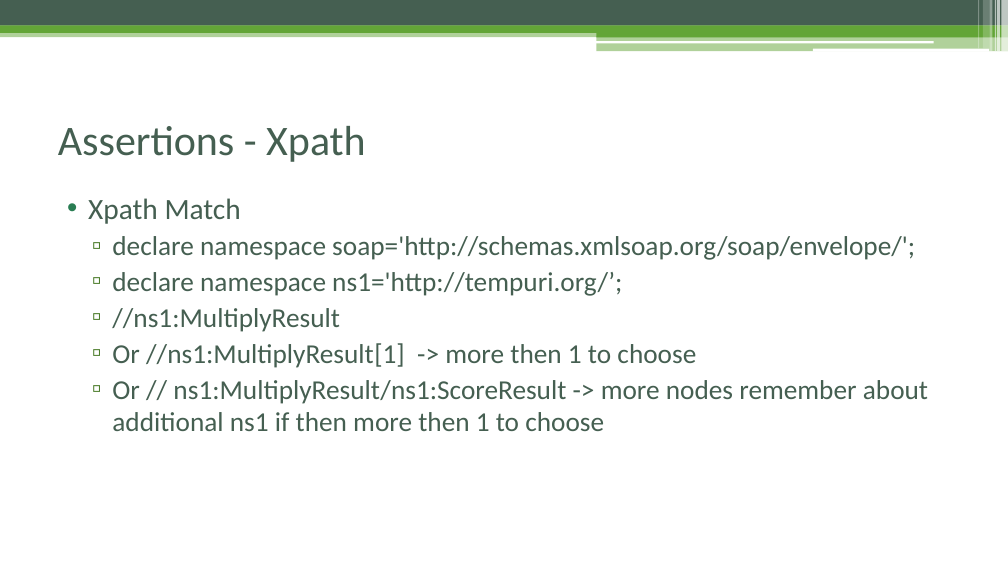
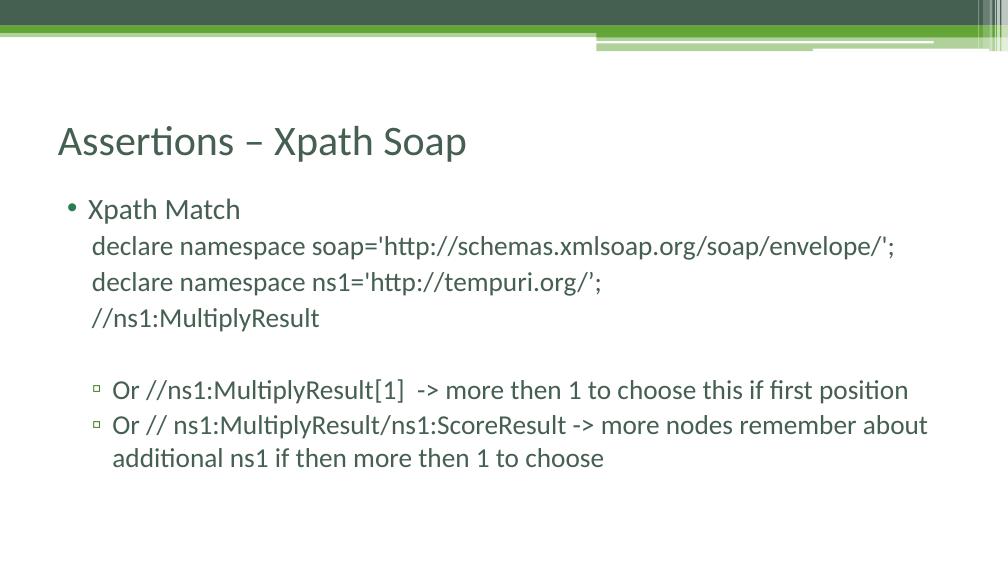
Before and after one commit to czyzyk29/SoapUI_Workshop, a slide deck: slide 30 of Warsztat_soapUI.pptx (slide 29 before the commit). Drawn at 1008x567 pixels with LibreOffice and Linux fonts; fonts in the diff are those of the drawing. Boxes give left, top, right and bottom in pixels: in the first picture for what was removed or moved away, otherwise in the second. Text is boxed around its words. In the diff, an @@ line names an element or a change of style, - is before the commit and + after.

```diff
--- a/Warsztat_soapUI.pptx
+++ b/Warsztat_soapUI.pptx
@@ title at bbox=[58, 126, 467, 162]: text changed @@
-Assertions - Xpath
+Assertions – Xpath Soap
@@ text at bbox=[92, 236, 895, 332]: bullet ▫ to none @@
@@ text at bbox=[112, 379, 909, 404]: text changed @@
-  ▫ Or //ns1:MultiplyResult[1] -> more then 1 to choose
+  ▫ Or //ns1:MultiplyResult[1] -> more then 1 to choose this if first position
```
Also in this commit, not shown: 15 other slides changed, 2 slides added, 10 other files.
